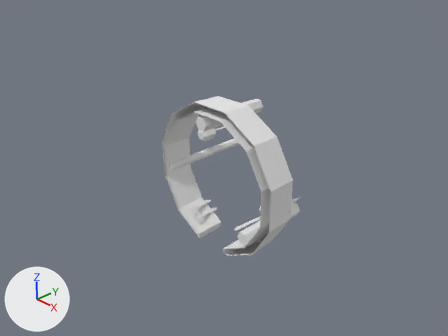
One commit to the Blender file techs/megapack/romans/school.blend: the scene before it, then after it.
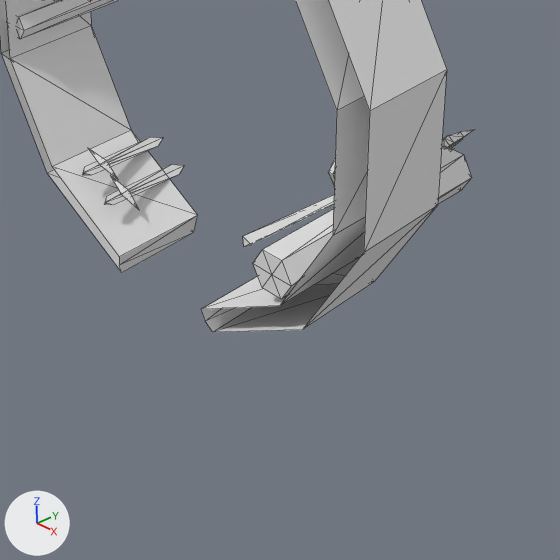
Each version is shown from the file's camera 'Camera', then close up on the part from 37% to 73% of the width and 48% to 96% of the height. The axes (+X, +Y, +Z) are drawn at lower left. The lights are the same throughout. The close-ups show mesh edges as thin lines.

The scene before the commit, as lines of its bpy script (objects in view):
```python
me_cylinder_none = bpy.data.meshes.new('Cylinder_None')
me_cylinder_none.from_pydata(...)  # 50 vertices, 72 faces; spans x -2.98..2.96, y -0.11..1.16, z -2.97..2.97
me_cylinder_none.materials.append(mat_material_004)  # its picture is missing
me_granade_material_002 = bpy.data.meshes.new('granade_Material.002')
me_granade_material_002.from_pydata(...)  # 45 vertices, 82 faces; spans x -0.19..0.19, y -1.22..1.22, z -0.15..0.15
me_granade_material_002.materials.append(mat_material_002)  # its picture is missing
me_plane_materi_material = bpy.data.meshes.new('Plane_Materi_Material')
me_plane_materi_material.from_pydata(...)  # 24 vertices, 32 faces; spans x -0.02..0.088, y -0.585..0.367, z 0.131..0.989
me_plane_materi_material.materials.append(mat_materialcoma)  # its picture is missing
ob_cylinder_none = bpy.data.objects.new('Cylinder_None', me_cylinder_none)
ob_cylinder_none.location = (0.0, 0.0, 0.0)
ob_cylinder_none.scale = (0.685, 0.685, 0.685)
ob_granade_material_002 = bpy.data.objects.new('granade_Material.002', me_granade_material_002)
ob_granade_material_002.location = (1.007, 1.177, -1.03)
ob_granade_material_002.rotation_euler = (-0.17, -0.955, 0.0187)  # degrees (-10, -55, 1.1)
ob_plane_materi_material = bpy.data.objects.new('Plane_Materi_Material', me_plane_materi_material)
ob_plane_materi_material.location = (-0.452, 0.272, -1.658)
ob_plane_materi_material.rotation_euler = (-1.056, -1.075, 0.498)  # degrees (-61, -62, 29)
ob_plane_materi_material.scale = (1.07, 1.07, 1.07)
# also in view: 'Cylinder' at (-0.32, 1.58, 0.22)
```
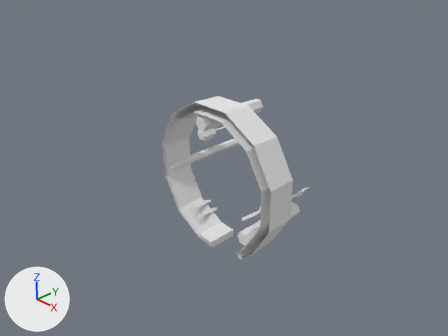
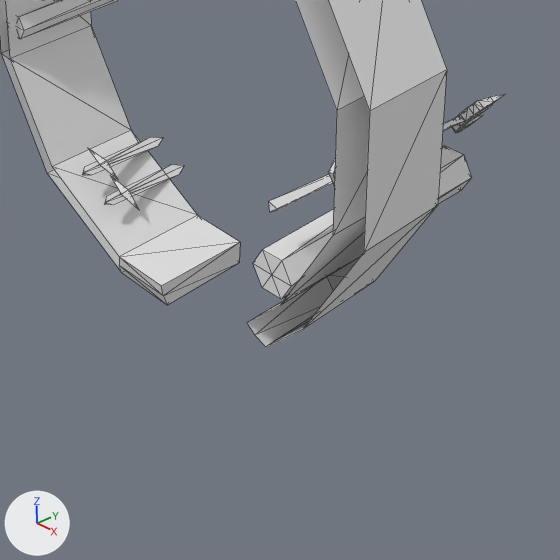
Where the newer file only moved an object's origin or applied its transform, the numbers keep the older frame.

Scene script edits in JSON lines:
```json
{"block": "me_cylinder_none", "where": "# used by ob_cylinder_none; location = (0.0, 0.0, 0.0); scale = (0.685, 0.685, 0.685)"}
{"op": "remove", "block": "me_cylinder_none", "code": "me_cylinder_none.from_pydata(...)  # 50 vertices, 72 faces; spans x -2.98..2.96, y -0.11..1.16, z -2.97..2.97"}
{"op": "add", "block": "me_cylinder_none", "code": "me_cylinder_none.from_pydata(...)  # 55 vertices, 82 faces; spans x -2.98..2.96, y -0.11..1.16, z -3.01..2.97"}
{"block": "me_cylinder_none", "change": "me_cylinder_none part 1"}
{"block": "me_cylinder_none", "change": "3 faces are deleted"}
{"block": "me_cylinder_none", "change": "5 vertices move from x 0.7..0.78, y -0.11..1.16, z -2.97..-2.65 to x 1.43..1.63, y -0.11..1.16, z -2.7..-2.43"}
{"block": "me_cylinder_none", "change": "5 vertices are added at (0.02, -0.08, -2.84), (0.03, -0.11, -2.68), (0.03, 1.16, -2.68), (0.01, -0.02, -3.01), (0.01, 1.16, -2.99)"}
{"block": "me_cylinder_none", "change": "13 new faces join them"}
{"op": "set", "path": "ob_granade_material_002.location", "old": "(1.007, 1.177, -1.03)", "new": "(1.269, 1.177, -0.602)"}
```

Pixel boxes (x1, y1, x2, y2) of what changed, in the close-ups (560 x 560 px):
```json
{"object": "Cylinder_None", "change": "reshaped", "before": [0, 0, 447, 332], "after": [0, 0, 447, 347]}
{"object": "granade_Material.002", "change": "moved", "before": [243, 129, 474, 247], "after": [269, 94, 505, 212]}
{"part": 1, "of": "me_cylinder_none", "change": "built on", "before": [119, 215, 360, 332], "after": [119, 215, 360, 347]}
```
